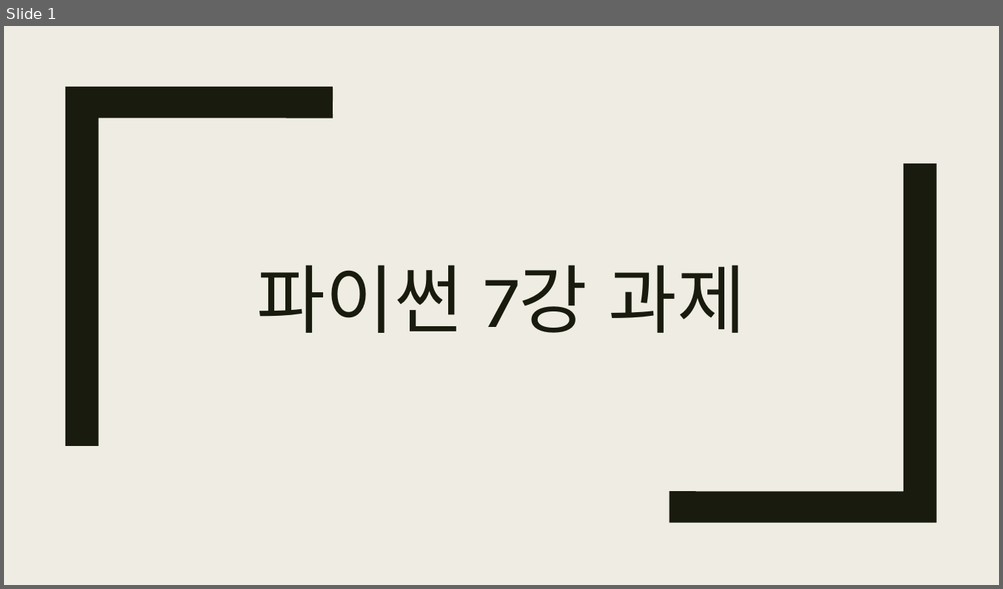
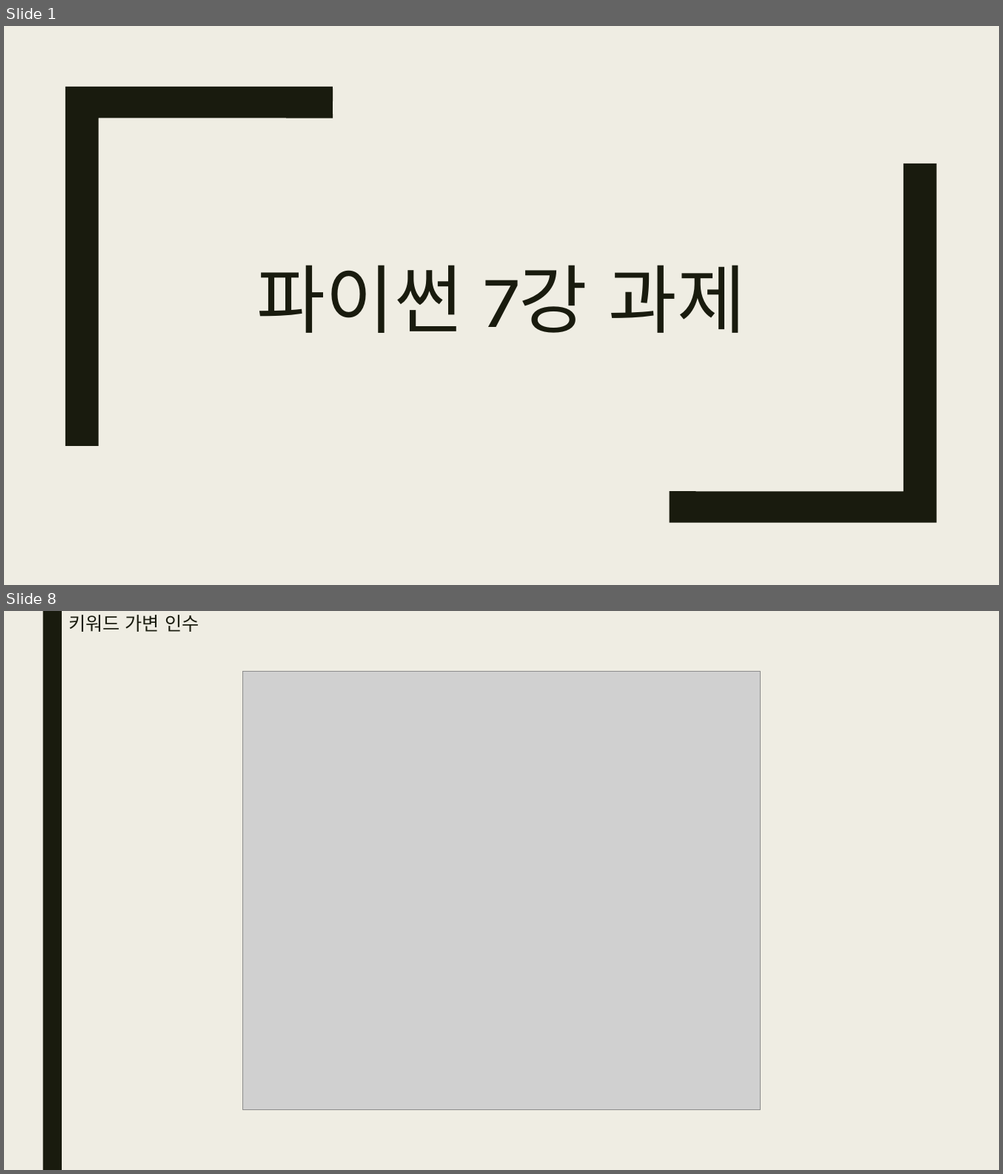
Before and after one commit to bino0130/politec-python, a slide deck: 파이썬 과제/파이썬 7강 과제 남정현.pptx. Shown one above the other, each under a label of ours: slide 1 before the commit, slides 1 and 8 after it; the slides between them are not shown. The pictures are 1003x589 and 1003x1174 pixels, drawn with LibreOffice and Linux fonts; fonts in the diff are those of the drawing; grey boxes stand for pictures. Boxes give left, top, right and bottom in pixels: in the first picture for what was removed or moved away, otherwise in the second. Text is boxed around its words. In the diff, an @@ line names an element or a change of style, - is before the commit and + after.

```diff
--- a/파이썬 과제/파이썬 7강 과제 남정현.pptx
+++ b/파이썬 과제/파이썬 7강 과제 남정현.pptx
@@ slide 8 added at bbox=[4, 611, 999, 1170], background #EFEDE3 @@
@@ rectangle added at bbox=[42, 611, 62, 1170], fill #191B0E @@
@@ title added at bbox=[68, 615, 199, 632], 18 pt, text #191B0E @@
+키워드 가변 인수
@@ picture added at bbox=[243, 672, 760, 1111] @@
```
Also in this commit, not shown: 1 slide changed, 8 other slides added, 2 other files.
